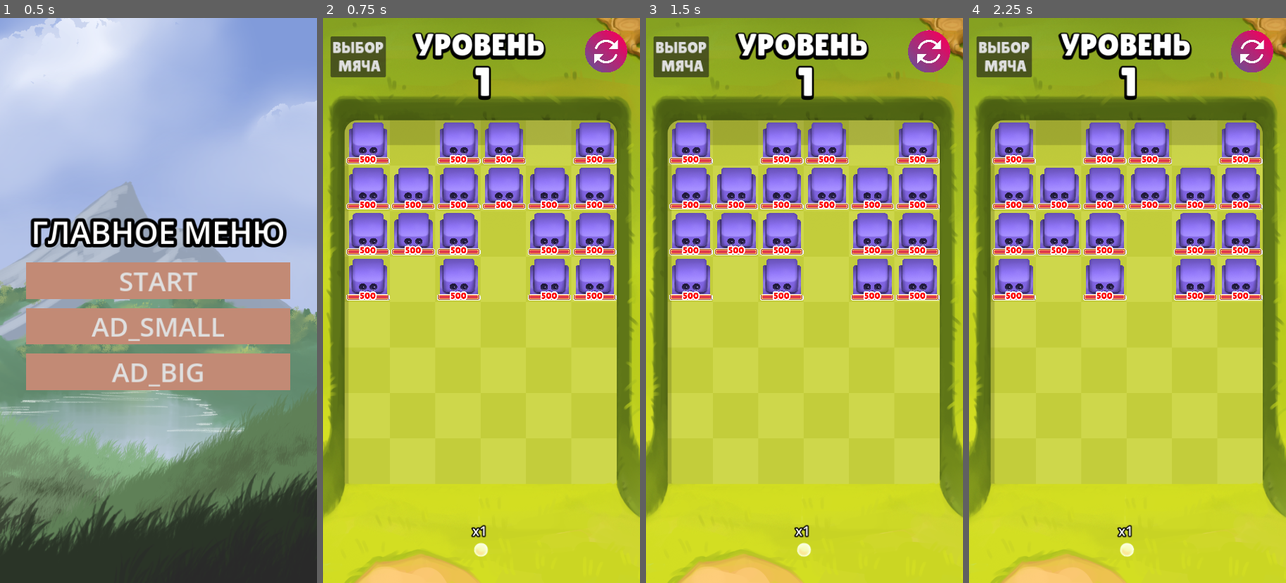
Above: before the commit, frames 1-4 (left to right).
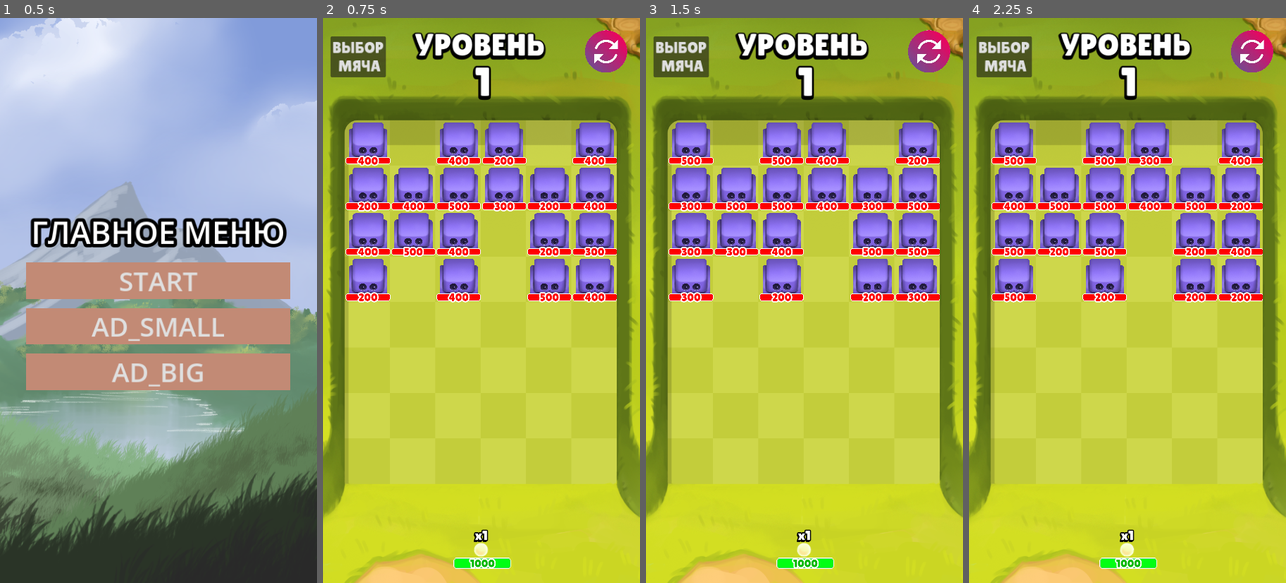
Above: after the commit, the same moments.

Repository: Jooky4/Punball
Game: Godot game, scene res://Scenes/UI/menu.tscn
Two runs of this game, one before a commit and one after it. Both use one fixed random seed, a clock stepped at 60 frames per second and the inputs below.
Inputs (mouse positions are in pixels of both pictures, inside the frame that each line leads up to):
- Up to frame 1 (0.5 s): no input
- Up to frame 2 (0.75 s): click "START" at 0.5 s
- Up to frame 3 (1.5 s): click (928, 51) at 1.25 s
- Up to frame 4 (2.25 s): click (1251, 51) at 2 s

Frame 1 is identical in both runs. In frame 2, 4.0% of the frame differs, in the area x 7-93%, y 24-98%; in frame 3, 4.0%; in frame 4, 4.0%.

Commit message:
add player hp

Diff:
--- a/Scenes/Enemys/defalt_enemy.gd
+++ b/Scenes/Enemys/defalt_enemy.gd
@@ -1,6 +1,7 @@
 extends StaticBody2D
 
-var hp_enemy = 500 #randi() % 4 * 100 + 200
+var hp_enemy = randi() % 4 * 100 + 200
+var player_damage = 100
 
 @onready var hp_enemy_label = $Hp_boss_label
 @onready var hp_enemy_bar = $TextureProgressBar
--- a/Scenes/Enemys/defalt_enemy.tscn
+++ b/Scenes/Enemys/defalt_enemy.tscn
@@ -8,7 +8,7 @@
 
 [sub_resource type="LabelSettings" id="LabelSettings_r53h3"]
 font = ExtResource("5_qh7tt")
-font_size = 50
+font_size = 60
 font_color = Color(1, 0, 0, 1)
 outline_size = 30
 
@@ -27,20 +27,20 @@
 
 [node name="TextureProgressBar" type="TextureProgressBar" parent="."]
 texture_filter = 3
-offset_left = -48.0
-offset_top = 36.0
-offset_right = 50.0
-offset_bottom = 51.0
+offset_left = -49.0
+offset_top = 35.0
+offset_right = 52.0
+offset_bottom = 52.0
 value = 100.0
 nine_patch_stretch = true
 texture_under = ExtResource("3_gka40")
 texture_progress = ExtResource("4_rptbq")
 
 [node name="Hp_boss_label" type="Label" parent="."]
-offset_left = -48.0
-offset_top = 21.0
-offset_right = 197.0
-offset_bottom = 118.0
+offset_left = -49.0
+offset_top = 25.0
+offset_right = 204.0
+offset_bottom = 120.0
 scale = Vector2(0.4, 0.4)
 text = "100"
 label_settings = SubResource("LabelSettings_r53h3")
--- a/Scenes/Global/level_manager.gd
+++ b/Scenes/Global/level_manager.gd
@@ -1,5 +1,6 @@
 extends Node
 
+var hp_player = 1000
 var player_balls = [1]
 var player_balls_after_wave = []
 var count_level = 0
@@ -41,6 +42,7 @@
 									[0, 0, 0, 0, 0, 0]]
 
 func restert() -> void:
+	hp_player = 1000
 	count_level = 0
 	first_level =  [[1, 0, 1, 1, 0, 1],
 					[1, 1, 1, 1, 1, 1],
@@ -50,12 +52,24 @@
 					[0, 0, 0, 0, 0, 0],
 					[0, 0, 0, 0, 0, 0],
 					[0, 0, 0, 0, 0, 0]]
-	first_level_spawn = [[0, 1, 0, 1, 0, 1],
-						 [1, 0, 0, 0, 1, 0],
+	first_level_spawn = [[0, 1, 0, 1, 0, 1], # 20 уровней
+						 [1, 0, 1, 0, 1, 0],
 						 [0, 1, 0, 1, 0, 1],
-						 [1, 0, 0, 0, 1, 0],
+						 [1, 0, 1, 0, 1, 0],
 						 [0, 1, 0, 1, 0, 1],
-						 [1, 0, 0, 0, 1, 0],
+						 [1, 0, 1, 0, 1, 0],
+						 [0, 1, 0, 1, 0, 1],
+						 [1, 0, 1, 0, 1, 0],
+						 [0, 1, 0, 1, 0, 1],
+						 [1, 0, 1, 0, 1, 0],
+						 [0, 1, 0, 1, 0, 1],
+						 [1, 0, 1, 0, 1, 0],
+						 [0, 1, 0, 1, 0, 1],
+						 [1, 0, 1, 0, 1, 0],
+						 [0, 1, 0, 1, 0, 1],
+						 [1, 0, 1, 0, 1, 0],
+						 [0, 1, 0, 1, 0, 1],
+						 [1, 0, 1, 0, 1, 0],
 						 [0, 1, 0, 1, 0, 1],
 						 [1, 0, 0, 0, 1, 0]]
 	first_level_links_on_objects = [[0, 0, 0, 0, 0, 0],
@@ -75,7 +89,17 @@
 	player_balls_after_wave.clear()
 
 func updete_last_line() -> void:
+	for i in first_level_links_on_objects.slice(7, 8):
+			for j in i:
+				if j != null and typeof(j) != 2:
+					j.queue_free()
+
 	first_level = first_level.slice(0, 7)
+	for i in first_level_links_on_objects[7]:
+		if i != null and typeof(i) != 2:
+			if i.has_method("enemy"):
+				hp_player -= i.player_damage
+
 	first_level_links_on_objects = first_level_links_on_objects.slice(0, 7)
 	if count_level >= 19:
 		first_level_links_on_objects.insert(0, [0, 0, 0, 0, 0, 0])
--- a/Scenes/Levels/first_level.gd
+++ b/Scenes/Levels/first_level.gd
@@ -3,10 +3,15 @@
 enum {
 	PLAY,
 	WIN,
+	LOSE,
 	PAUSE
 }
 
 var game_state = PLAY
+
+var hp_player = LevelManager.hp_player
+@onready var hp_player_bar = $Dicariations/Start_bullet_position/Start_bullet_position/Player_hp_bar
+@onready var hp_player_label = $Dicariations/Start_bullet_position/Start_bullet_position/Player_hp_label
 
 var DEFALT_ENEMY = preload("res://Scenes/Enemys/defalt_enemy.tscn")
 var BONUS_BALL = preload("res://Scenes/Levels/bonus_ball.tscn")
@@ -16,16 +21,17 @@
 
 @onready var end_game_UI = $UI/End_game
 @onready var end_game_UI_win = $UI/End_game/Win
+@onready var end_game_UI_lose = $UI/End_game/Lose
 @onready var game_objects = $Game_objects
 
 @onready var count_level_label = $UI/Count_level_label
 
-@onready var count_bullet_label = $Dicariations/Start_bullet_position/Count_bullet_label
-@onready var raycast_detection_walls = $Dicariations/Start_bullet_position/Detection_walls
+@onready var count_ball_label = $Dicariations/Start_bullet_position/Start_bullet_position/Count_bullet_label
+@onready var raycast_detection_walls = $Dicariations/Start_bullet_position/Start_bullet_position/Detection_walls
 @onready var line = $Dicariations/Start_bullet_position/Line2D
 @onready var start_balls_position = $Dicariations/Start_bullet_position/Start_bullet_position
 @onready var strelka = $Dicariations/Start_bullet_position/Strelka
-@onready var bullet_rotate_UI = $Dicariations/Start_bullet_position/Ball_rotate_UI
+@onready var ball_rotate_UI = $Dicariations/Start_bullet_position/Ball_rotate_UI
 
 var old_coord_mouse : Vector2 = Vector2.ZERO
 var direction = Vector2.ZERO
@@ -36,10 +42,13 @@
 
 func _ready() -> void:
 	spawn_objects_on_matrix(1)
-	count_bullet_label.text = "x" + str(LevelManager.player_balls.size())
+	count_ball_label.text = "x" + str(LevelManager.player_balls.size())
 	count_level_label.text = str(LevelManager.count_level + 1)
 	rignt_extreme_point = (Vector2(667, 1055) - start_balls_position.position).normalized()
 	left_extreme_point = (Vector2(50, 1055) - start_balls_position.position).normalized()
+	hp_player_bar.max_value = hp_player
+	hp_player_bar.value = hp_player
+	hp_player_label.text = str(hp_player)
 	#YandexSDK.gameplay_started()
 
 func _process(delta):
@@ -48,6 +57,8 @@
 			play_game()
 		WIN:
 			win()
+		LOSE:
+			lose()
 		PAUSE:
 			pause()
 
@@ -55,7 +66,7 @@
 	if Input.is_action_pressed("LBM") and balls_can_go:
 		if get_global_mouse_position() != old_coord_mouse:
 			line.visible = true
-			bullet_rotate_UI.visible = true
+			ball_rotate_UI.visible = true
 			strelka.visible = true
 			direction = (get_global_mouse_position() - start_balls_position.position).normalized()
 			if !(rad_to_deg(rignt_extreme_point.angle()) >= rad_to_deg(direction.angle()) and rad_to_deg(left_extreme_point.angle()) <= rad_to_deg(direction.angle())):
@@ -72,7 +83,7 @@
 	chec_game_end()
 
 func chec_game_end() -> void:
-	var chec_lose_game = true
+	var balls_on_map = true
 	var boss_alive = false
 	for child in game_objects.get_children():
 		if child.has_method("enemy"):
@@ -83,14 +94,12 @@
 
 	for child in get_children():
 		if "CharacterBody2D" in child.name or "ball" in child.name:
-			chec_lose_game = false
+			balls_on_map = false
 			break
 
-	if chec_lose_game and boss_alive and count_bullet_label.text == "x0" and !balls_can_go:
+	if balls_on_map and boss_alive and count_ball_label.text == "x0" and !balls_can_go:
 		balls_can_go = true
-		count_bullet_label.text = "x" + str(LevelManager.player_balls.size())
-		count_bullet_label.position.x += new_position_balls
-		raycast_detection_walls.position.x += new_position_balls
+		count_ball_label.text = "x" + str(LevelManager.player_balls.size())
 		start_balls_position.position.x += new_position_balls
 		rignt_extreme_point = (Vector2(667, 1055) - start_balls_position.position).normalized()
 		left_extreme_point = (Vector2(50, 1055) - start_balls_position.position).normalized()
@@ -98,18 +107,26 @@
 		for i in game_objects.get_children():
 			i.position.y += 103
 
-		for i in LevelManager.first_level_links_on_objects.slice(7, 8):
-			for j in i:
-				if j != null and typeof(j) != 2:
-					j.queue_free()
 		LevelManager.apeend_new_balls()
 		LevelManager.updete_last_line()
 		count_level_label.text = str(LevelManager.count_level + 1)
+		hp_player = LevelManager.hp_player
+		if hp_player <= 0:
+			game_state = LOSE
+			hp_player_bar.value = 0
+			hp_player_label.text = "0"
+		else:
+			hp_player_bar.value = hp_player
+			hp_player_label.text = str(hp_player)
 		spawn_objects_on_matrix()
 
 func win() -> void:
 	end_game_UI.visible = true
 	end_game_UI_win.visible = true
+
+func lose() -> void:
+	end_game_UI.visible = true
+	end_game_UI_lose.visible = true
 
 func pause() -> void:
 	pass
@@ -122,28 +139,28 @@
 	strelka.points[0] = start_balls_position.position
 	strelka.points[1] = start_balls_position.position + (direction * 100)
 	line.points[0] = start_balls_position.position + (direction * 100)
-	bullet_rotate_UI.position = start_balls_position.position
-	bullet_rotate_UI.direction_bullet = direction
-	bullet_rotate_UI.stop = false
+	ball_rotate_UI.position = start_balls_position.position
+	ball_rotate_UI.direction_bullet = direction
+	ball_rotate_UI.stop = false
 	raycast_detection_walls.target_position = direction * 2000
 	raycast_detection_walls.force_raycast_update()
 
-	while !bullet_rotate_UI.stop:
-		bullet_rotate_UI.ball_go()
-
-	if (start_balls_position.position.distance_to(strelka.points[1])) > (start_balls_position.position.distance_to(bullet_rotate_UI.position)):
-		strelka.points[1] = bullet_rotate_UI.position
-		line.points[0] = bullet_rotate_UI.position
-
-	if "Wall" not in bullet_rotate_UI.collider_name:
+	while !ball_rotate_UI.stop:
+		ball_rotate_UI.ball_go()
+
+	if (start_balls_position.position.distance_to(strelka.points[1])) > (start_balls_position.position.distance_to(ball_rotate_UI.position)):
+		strelka.points[1] = ball_rotate_UI.position
+		line.points[0] = ball_rotate_UI.position
+
+	if "Wall" not in ball_rotate_UI.collider_name:
 		line.points[1] = raycast_detection_walls.get_collision_point()
 	else:
-		line.points[1] = bullet_rotate_UI.position
+		line.points[1] = ball_rotate_UI.position
 
 func balls_go() -> void:
 	line.visible = false
 	strelka.visible = false
-	bullet_rotate_UI.visible = false
+	ball_rotate_UI.visible = false
 	balls_can_go = false
 	new_position_balls = 0
 
@@ -158,7 +175,7 @@
 		ball.position = start_balls_position.position
 		ball.direction_bullet = direction
 		get_tree().current_scene.add_child(ball)
-		count_bullet_label.text = "x" + str(LevelManager.player_balls.size() - (i+1))
+		count_ball_label.text = "x" + str(LevelManager.player_balls.size() - (i+1))
 		await get_tree().create_timer(0.05).timeout
 
 func _on_area_2d_body_entered(body: Node2D) -> void:
--- a/Scenes/Levels/first_level.tscn
+++ b/Scenes/Levels/first_level.tscn
@@ -6,8 +6,10 @@
 [ext_resource type="Texture2D" uid="uid://ehfrga1mi7t1" path="res://Texture/UI/i.png" id="5_ho1at"]
 [ext_resource type="Shader" path="res://Resources/Shaders/repeat_texture.gdshader" id="5_ix1q1"]
 [ext_resource type="Texture2D" uid="uid://bccybr0vgw8f2" path="res://Texture/Balls/3).png" id="6_3rmiv"]
+[ext_resource type="Texture2D" uid="uid://hoveciabwg5j" path="res://Texture/Enemys/Полоска здоровья/healthbarUnder.png" id="7_2kijc"]
 [ext_resource type="Texture2D" uid="uid://bnub4rxgaa20e" path="res://Texture/UI/strelka.png" id="8_wf17s"]
 [ext_resource type="PackedScene" uid="uid://i7udjd2in6et" path="res://Scenes/UI/ball_rotate_ui.tscn" id="9_2r8vu"]
+[ext_resource type="Texture2D" uid="uid://b281v7p3hsju0" path="res://Texture/UI/healthbarProgress_Player.png" id="9_m32s6"]
 [ext_resource type="FontFile" uid="uid://d0mbp31a4exgl" path="res://Resources/Fonts/Lilita One Regular.ttf" id="10_fo6nb"]
 [ext_resource type="Texture2D" uid="uid://couua5ueetks2" path="res://Texture/Bacgrounds/Фон.png" id="10_t5r1o"]
 
@@ -17,16 +19,32 @@
 [sub_resource type="ShaderMaterial" id="ShaderMaterial_7sh1d"]
 shader = ExtResource("5_ix1q1")
 
+[sub_resource type="LabelSettings" id="LabelSettings_5dhya"]
+font = ExtResource("10_fo6nb")
+font_size = 60
+font_color = Color(1.03481e-06, 0.720339, 1.54018e-06, 1)
+outline_size = 30
+
 [sub_resource type="LabelSettings" id="LabelSettings_skssn"]
-font_size = 30
-outline_size = 10
+font = ExtResource("10_fo6nb")
+font_size = 60
+outline_size = 20
 outline_color = Color(0, 0, 0, 1)
 shadow_size = 10
+shadow_color = Color(0, 0, 0, 1)
+shadow_offset = Vector2(-4, 6)
 
 [sub_resource type="LabelSettings" id="LabelSettings_ockje"]
-font_size = 70
-outline_size = 10
+font = ExtResource("10_fo6nb")
+font_size = 90
+outline_size = 20
 outline_color = Color(0, 1, 0, 1)
+
+[sub_resource type="LabelSettings" id="LabelSettings_repox"]
+font = ExtResource("10_fo6nb")
+font_size = 90
+outline_size = 20
+outline_color = Color(1, 0, 0, 1)
 
 [sub_resource type="StyleBoxFlat" id="StyleBoxFlat_al670"]
 bg_color = Color(0.478007, 0.618938, 0.736741, 1)
@@ -104,10 +122,6 @@
 
 [node name="Start_bullet_position" type="Node2D" parent="Dicariations"]
 
-[node name="Detection_walls" type="RayCast2D" parent="Dicariations/Start_bullet_position"]
-position = Vector2(358, 1203)
-target_position = Vector2(720, 197)
-
 [node name="Line2D" type="Line2D" parent="Dicariations/Start_bullet_position"]
 z_index = 1
 texture_repeat = 2
@@ -117,30 +131,57 @@
 texture = ExtResource("5_7ui2n")
 texture_mode = 1
 
-[node name="Count_bullet_label" type="Label" parent="Dicariations/Start_bullet_position"]
-z_index = 1
-offset_left = 331.0
-offset_top = 1140.0
-offset_right = 382.0
-offset_bottom = 1182.0
-text = "x10"
-label_settings = SubResource("LabelSettings_skssn")
-horizontal_alignment = 1
-vertical_alignment = 1
-
-[node name="Start_bullet_position" type="Sprite2D" parent="Dicariations/Start_bullet_position"]
-z_index = 1
-position = Vector2(359.5, 1205.5)
-texture = ExtResource("6_3rmiv")
-
-[node name="Ball_rotate_UI" parent="Dicariations/Start_bullet_position" instance=ExtResource("9_2r8vu")]
-position = Vector2(359, 1205)
-
 [node name="Strelka" type="Line2D" parent="Dicariations/Start_bullet_position"]
 points = PackedVector2Array(359, 1207, 359, 1208)
 width = 30.0
 texture = ExtResource("8_wf17s")
 texture_mode = 2
+
+[node name="Start_bullet_position" type="Sprite2D" parent="Dicariations/Start_bullet_position"]
+z_index = 1
+position = Vector2(359.5, 1205.5)
+texture = ExtResource("6_3rmiv")
+
+[node name="Player_hp_bar" type="TextureProgressBar" parent="Dicariations/Start_bullet_position/Start_bullet_position"]
+offset_left = -63.0
+offset_top = 17.0
+offset_right = 68.0
+offset_bottom = 43.0
+max_value = 1000.0
+value = 1000.0
+nine_patch_stretch = true
+texture_under = ExtResource("7_2kijc")
+texture_progress = ExtResource("9_m32s6")
+
+[node name="Player_hp_label" type="Label" parent="Dicariations/Start_bullet_position/Start_bullet_position"]
+offset_left = -63.0
+offset_top = 15.0
+offset_right = 267.0
+offset_bottom = 91.0
+scale = Vector2(0.4, 0.4)
+text = "1000"
+label_settings = SubResource("LabelSettings_5dhya")
+horizontal_alignment = 1
+vertical_alignment = 1
+
+[node name="Count_bullet_label" type="Label" parent="Dicariations/Start_bullet_position/Start_bullet_position"]
+z_index = 1
+offset_left = -24.5
+offset_top = -51.5
+offset_right = 71.5
+offset_bottom = 18.5
+scale = Vector2(0.5, 0.5)
+text = "x10"
+label_settings = SubResource("LabelSettings_skssn")
+horizontal_alignment = 1
+vertical_alignment = 1
+
+[node name="Detection_walls" type="RayCast2D" parent="Dicariations/Start_bullet_position/Start_bullet_position"]
+position = Vector2(-1.5, -2.5)
+target_position = Vector2(720, 197)
+
+[node name="Ball_rotate_UI" parent="Dicariations/Start_bullet_position" instance=ExtResource("9_2r8vu")]
+position = Vector2(359, 1205)
 
 [node name="Setka" type="Node2D" parent="Dicariations"]
 position = Vector2(50, 232)
@@ -179,6 +220,7 @@
 color = Color(0.0745098, 0.0745098, 0.0745098, 0.854902)
 
 [node name="Win" type="Label" parent="UI/End_game"]
+visible = false
 z_index = 1
 layout_mode = 0
 offset_left = 341.0
@@ -187,6 +229,19 @@
 offset_bottom = 711.0
 text = "ПОБЕДА"
 label_settings = SubResource("LabelSettings_ockje")
+horizontal_alignment = 1
+vertical_alignment = 1
+
+[node name="Lose" type="Label" parent="UI/End_game"]
+visible = false
+z_index = 1
+layout_mode = 0
+offset_left = 341.0
+offset_top = 615.0
+offset_right = 1139.0
+offset_bottom = 711.0
+text = "ПОРАЖЕНИЕ"
+label_settings = SubResource("LabelSettings_repox")
 horizontal_alignment = 1
 vertical_alignment = 1
 
Not shown: 1 places in Scenes/Levels/first_level.tscn that only renumber resources
Binary file changed: Texture/Enemys/Полоска здоровья/healthbarProgress.png
Binary file changed: Texture/Enemys/Полоска здоровья/healthbarUnder.png
Binary file added: Texture/UI/healthbarProgress_Player.png
Not shown, added: Texture/UI/healthbarProgress_Player.png.import
Not shown, changed: index.html
Not shown, changed: index.pck
